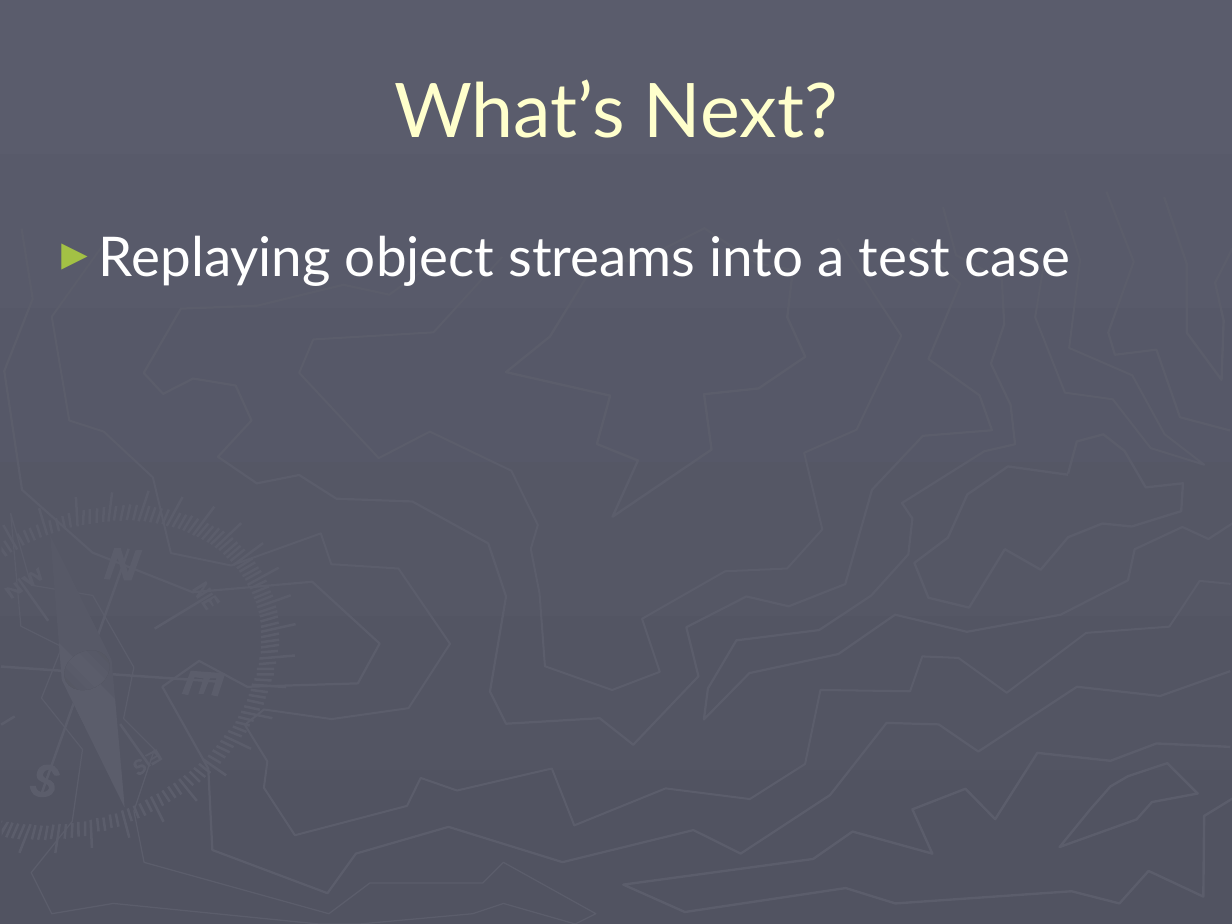
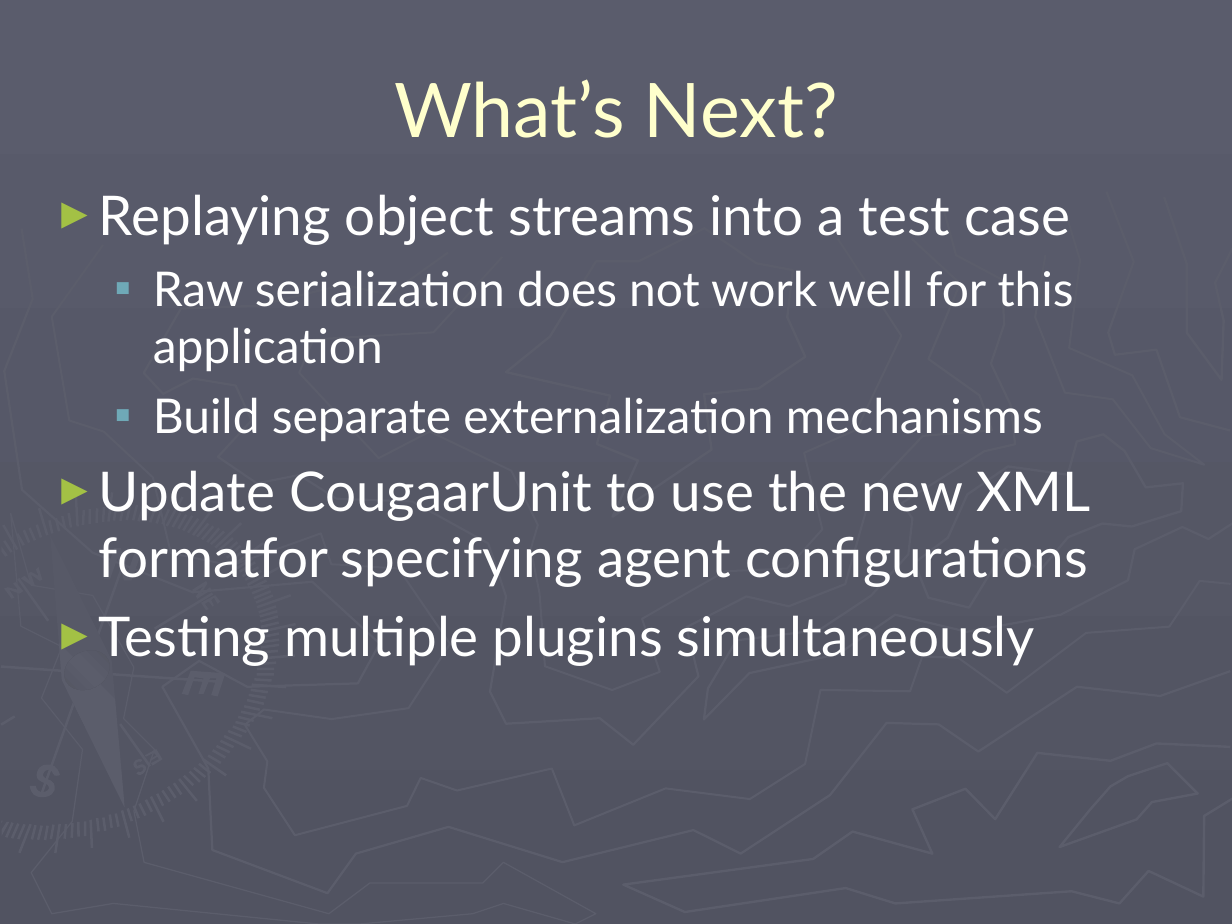
Before and after one commit to codeaudit/cougaar-cougaarunit, a slide deck: slide 17 of CougaarUnit/CougaarUnit Training.ppt (slide 16 before the commit). Drawn at 1232x924 pixels with LibreOffice and Linux fonts; fonts in the diff are those of the drawing. Boxes give left, top, right and bottom in pixels: in the first picture for what was removed or moved away, otherwise in the second. Text is boxed around its words. In the diff, an @@ line names an element or a change of style, - is before the commit and + after.

```diff
--- a/CougaarUnit/CougaarUnit Training.ppt
+++ b/CougaarUnit/CougaarUnit Training.ppt
@@ text "Replaying object streams into a ...": place and size @@
-text "Replaying object streams into a ..." at [99, 235, 1070, 286]
+text "Replaying object streams into a ..." at [99, 194, 1090, 666]
@@ text at [99, 270, 1090, 666]: paragraphs added @@
+  ▪ Raw serialization does not work well for this application
+  ▪ Build separate externalization mechanisms
+► Update CougaarUnit to use the new XML formatfor specifying agent configurations
+► Testing multiple plugins simultaneously
```
Also in this commit, not shown: 7 other slides changed, 1 slide added, 38 other files.
